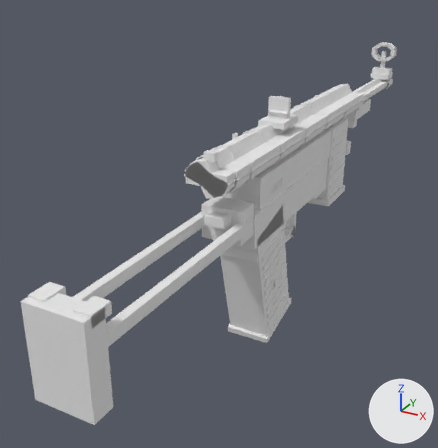
What one commit did to the OBJ model src/main/resources/assets/mareeletrica/models/block/armory21_mp40_forge_body.obj.
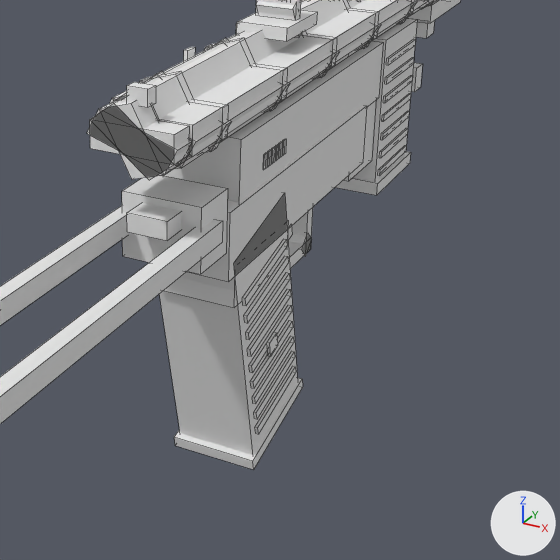
Each version appears first whole from a 50 mm lens placed at (1.336, -2.482, 1.224), pointed at (0.276, -0.555, 0.26), and next in a close-up on the part from 32% to 96% of the width and 24% to 87% of the height. The lights are fixed; the arrows at lower right show +X, +Y and +Z. The first two pictures are the older version. The close-ups show mesh edges as thin lines. Where no turn or scale is listed for an object, it has been applied to the vertices. Vertices at exactly the same position are counted once.

In view in the first close-up: 'armory21_mp40_forge_body'.
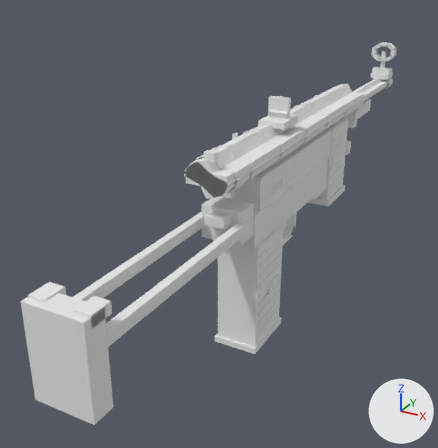
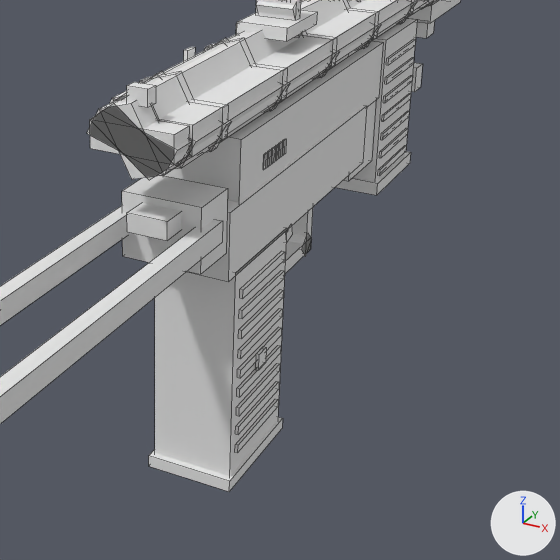
The change in detail:
me_armory21_mp40_forge_body is used by ob_armory21_mp40_forge_body; location (0.0, 0.0, 0.0).
me_armory21_mp40_forge_body had 976 vertices, 798 faces and spanned x 0.41..0.59, y -1.69..0.93, z -0.09..0.81.
me_armory21_mp40_forge_body now has 968 vertices, 792 faces and spans x 0.41..0.59, y -1.69..0.93, z -0.07..0.81.
me_armory21_mp40_forge_body part 1: the loose piece of 8 vertices spanning x 0.42..0.58, y -0.84..-0.53, z -0.06..0.43 is turned -14 degrees about the x axis through its middle and scaled by 0.918, then moved by (0.0, -0.04, -0.03).
me_armory21_mp40_forge_body part 2: a new loose piece, a box spanning x 0.576..0.5819, y -0.815..-0.6395, z -0.0055..0.0103, in mat_bake (its picture is missing).
me_armory21_mp40_forge_body part 3: a new loose piece, a box spanning x 0.576..0.5819, y -0.815..-0.6395, z 0.0328..0.0485, in mat_bake (its picture is missing).
me_armory21_mp40_forge_body part 4: a new loose piece, a box spanning x 0.576..0.5819, y -0.815..-0.6395, z 0.071..0.0868, in mat_bake (its picture is missing).
me_armory21_mp40_forge_body part 5: a new loose piece, a box spanning x 0.576..0.5819, y -0.815..-0.6395, z 0.1093..0.125, in mat_bake (its picture is missing).
me_armory21_mp40_forge_body part 6: a new loose piece, a box spanning x 0.576..0.5819, y -0.815..-0.6395, z 0.1475..0.1633, in mat_bake (its picture is missing).
me_armory21_mp40_forge_body part 7: a new loose piece, a box spanning x 0.576..0.5819, y -0.815..-0.6395, z 0.1858..0.2015, in mat_bake (its picture is missing).
me_armory21_mp40_forge_body part 8: a new loose piece, a box spanning x 0.576..0.5819, y -0.815..-0.6395, z 0.224..0.2398, in mat_bake (its picture is missing).
me_armory21_mp40_forge_body part 9: a new loose piece, a box spanning x 0.576..0.5819, y -0.815..-0.6395, z 0.2623..0.278, in mat_bake (its picture is missing).
me_armory21_mp40_forge_body part 10: a new loose piece, a box spanning x 0.576..0.5819, y -0.815..-0.6395, z 0.3005..0.3163, in mat_bake (its picture is missing).
me_armory21_mp40_forge_body part 11: the loose piece of 8 vertices spanning x 0.58..0.59, y -0.7..-0.66, z 0.13..0.17 is moved by (0.0, -0.05, 0.0).
me_armory21_mp40_forge_body part 12: the loose piece of 8 vertices spanning x 0.42..0.58, y -0.75..-0.51, z -0.09..-0.01 is turned -14 degrees about the x axis through its middle, then moved by (0.0, -0.1, -0.01).
me_armory21_mp40_forge_body part 13: 19 loose pieces with 152 vertices, spanning x 0.42..0.58, y -0.83..-0.56, z -0.02..0.36, are deleted.
Other edits to the shape of me_armory21_mp40_forge_body do not show in these pictures.

Where the change shows, as pixel boxes (x1, y1, x2, y2) in the close-ups (560 x 560 px; the box of a moved part takes in the faces that stretch with it):
'armory21_mp40_forge_body', reshaped
    before: (0, 0, 460, 470)
    after: (0, 0, 460, 492)
part 1 of me_armory21_mp40_forge_body, moved or reshaped
    before: (159, 193, 298, 455)
    after: (155, 228, 287, 476)
part 2 of me_armory21_mp40_forge_body, added
    after: (235, 399, 278, 453)
part 3 of me_armory21_mp40_forge_body, added
    after: (235, 381, 279, 435)
part 4 of me_armory21_mp40_forge_body, added
    after: (236, 363, 280, 416)
part 5 of me_armory21_mp40_forge_body, added
    after: (237, 345, 281, 397)
part 6 of me_armory21_mp40_forge_body, added
    after: (237, 327, 281, 378)
part 7 of me_armory21_mp40_forge_body, added
    after: (238, 308, 282, 358)
part 8 of me_armory21_mp40_forge_body, added
    after: (238, 289, 283, 339)
part 9 of me_armory21_mp40_forge_body, added
    after: (239, 270, 284, 319)
part 10 of me_armory21_mp40_forge_body, added
    after: (240, 251, 285, 299)
part 11 of me_armory21_mp40_forge_body, moved or reshaped
    before: (267, 332, 278, 356)
    after: (256, 347, 266, 370)
part 12 of me_armory21_mp40_forge_body, moved or reshaped
    before: (174, 378, 303, 470)
    after: (149, 417, 283, 492)
part 13 of me_armory21_mp40_forge_body, deleted
    before: (163, 229, 296, 434)
